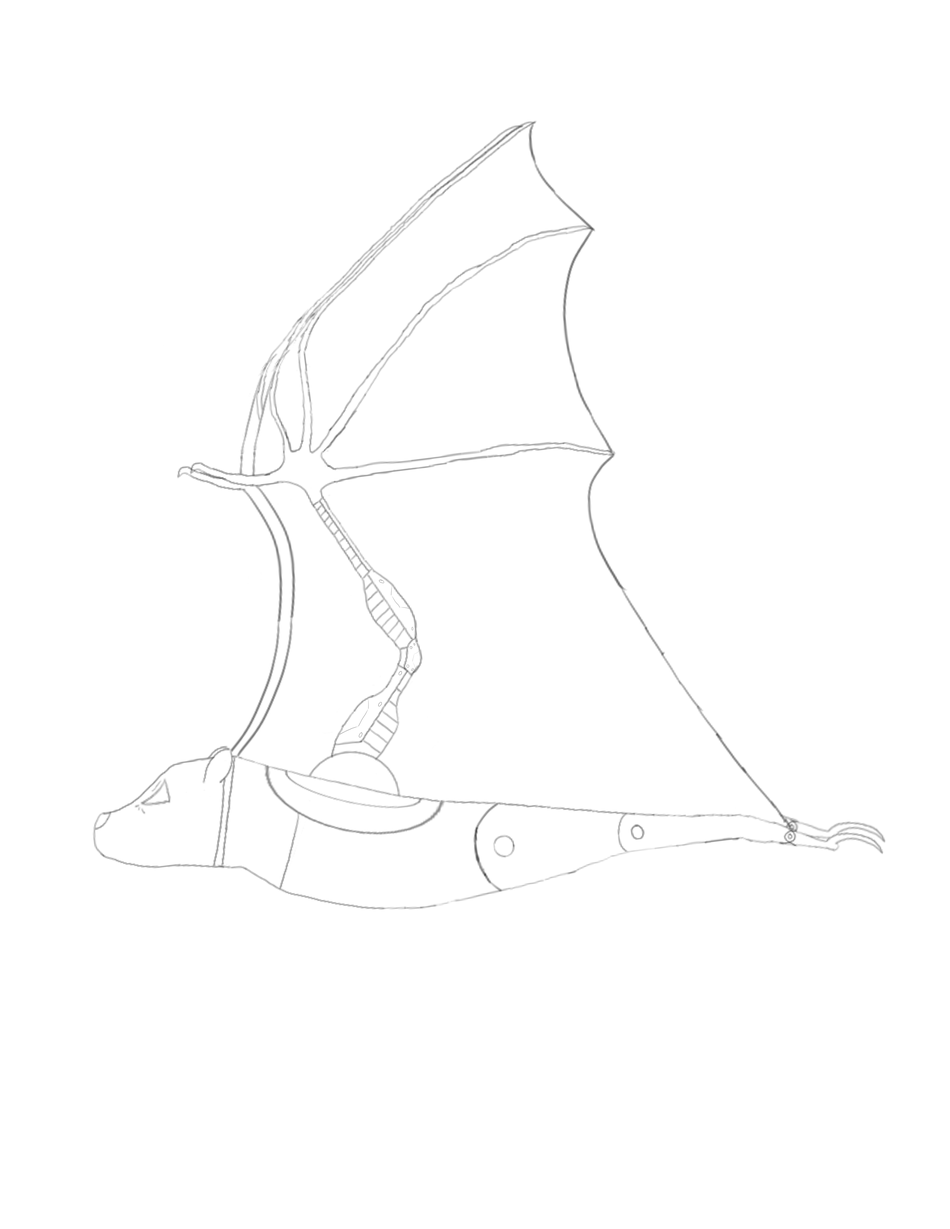
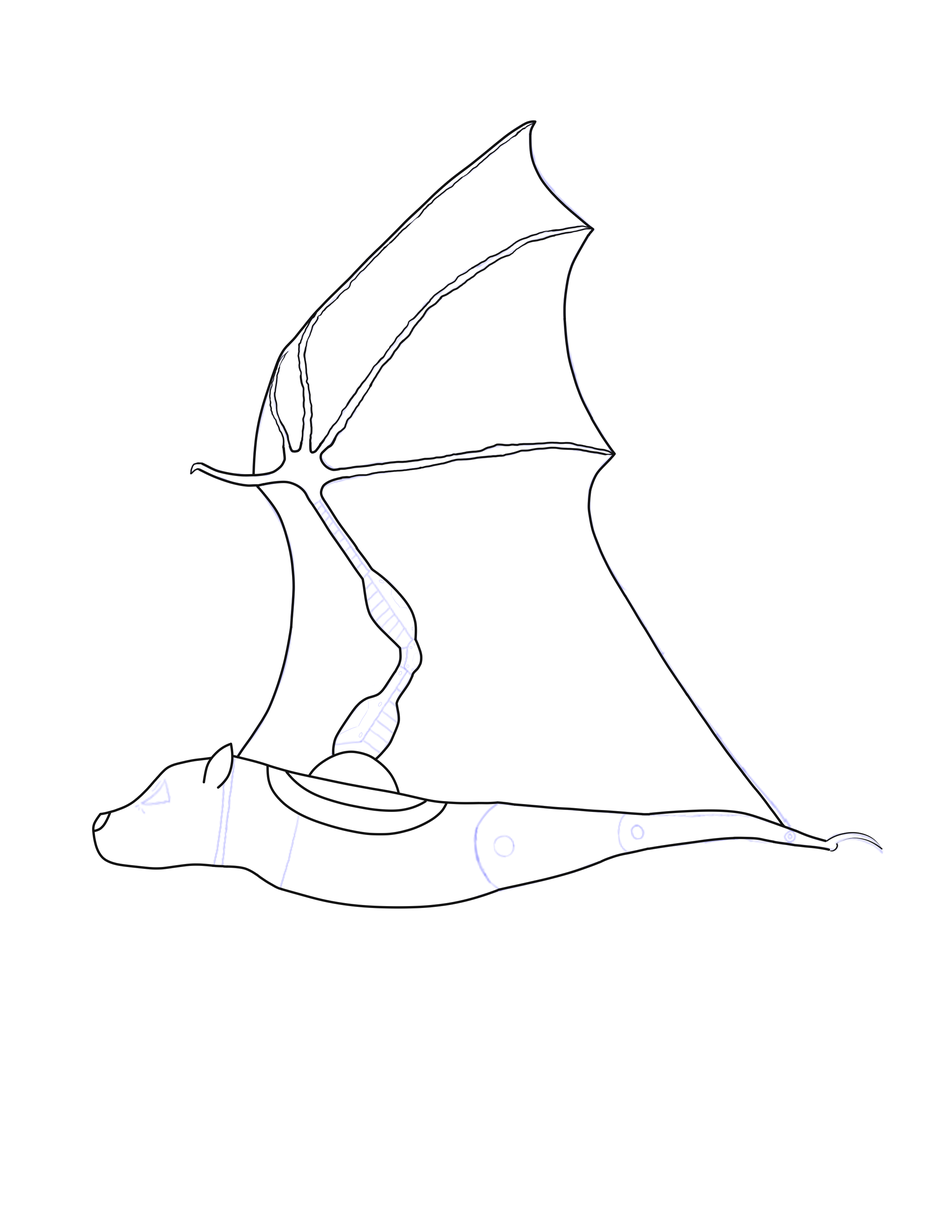
Comparing the layer stacks of the two 950 × 1229 images. Changes:
added group "LINEART_Beeeg Bat" with 14 layers above "SKETCH_Beeg Bat" over [92, 120, 886, 911]
added group "Wing et al" with 4 layers in group "LINEART_Beeeg Bat" over [166, 120, 787, 859]
added layer "wing" (1st of 2, in "LINEART_Beeeg Bat" › "Wing et al") in group "Wing et al" over [214, 120, 787, 835]
added layer "fingies" in group "Wing et al" over [176, 120, 617, 501]
added layer "Arm" in group "Wing et al" over [238, 429, 453, 763]
added layer "Shoulder" in group "Wing et al" over [262, 739, 453, 859]
added group "leggis" (1st of 2, in "LINEART_Beeeg Bat") with 2 layers in group "LINEART_Beeeg Bat" over [476, 786, 886, 899]
added layer "legis lineart 2" in group "leggis" over [476, 786, 835, 899]
added group "Face" (1st of 2, in "LINEART_Beeeg Bat") with 2 layers in group "LINEART_Beeeg Bat" over [92, 739, 239, 870]
added layer "facelineart" in group "Face" over [92, 739, 239, 870]
added layer "body_lineart 4" in group "LINEART_Beeeg Bat" over [214, 739, 525, 911]
renamed "Beeg Bat" to "SKETCH_Beeg Bat", opacity 100% → 48% over [92, 120, 886, 911]
painted on "wing" (2nd of 2, in "SKETCH_Beeg Bat" › "WingAndMembrane") over [214, 120, 811, 835]
painted on "arm" over [176, 120, 620, 763]
hid "shoulder", painted on it over [92, 357, 453, 859]
painted on "leggis" (2nd of 2, in "SKETCH_Beeg Bat" › "legsAndSuch") over [190, 333, 763, 906]
painted on "leg joints" over [452, 786, 811, 905]
hid "facelines", painted on it over [92, 739, 239, 870]
hid "Body", painted on it over [92, 132, 501, 911]
hid group "far elements" (8 layers) over [95, 120, 886, 875]
painted on "bg wing" over [210, 120, 545, 764]
painted on "bg arm" over [163, 120, 545, 740]
painted on "bg foot" over [239, 349, 886, 875]
painted on "Background" over [92, 120, 886, 911]
…and 7 more changes (2 added, 3 painted, 2 visibility)
